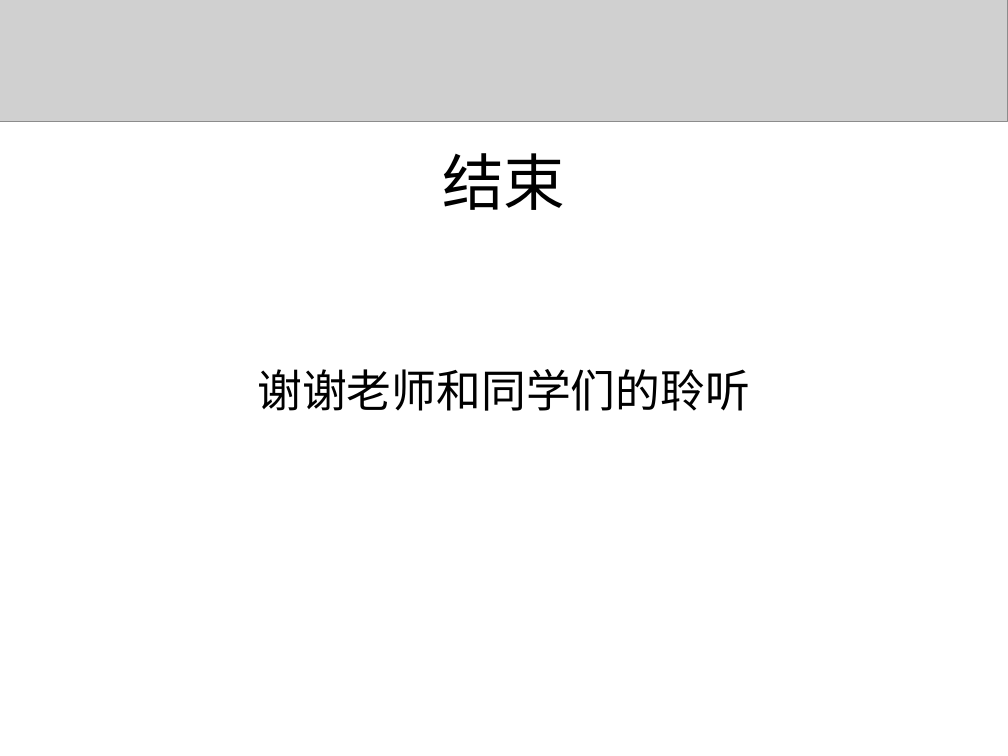
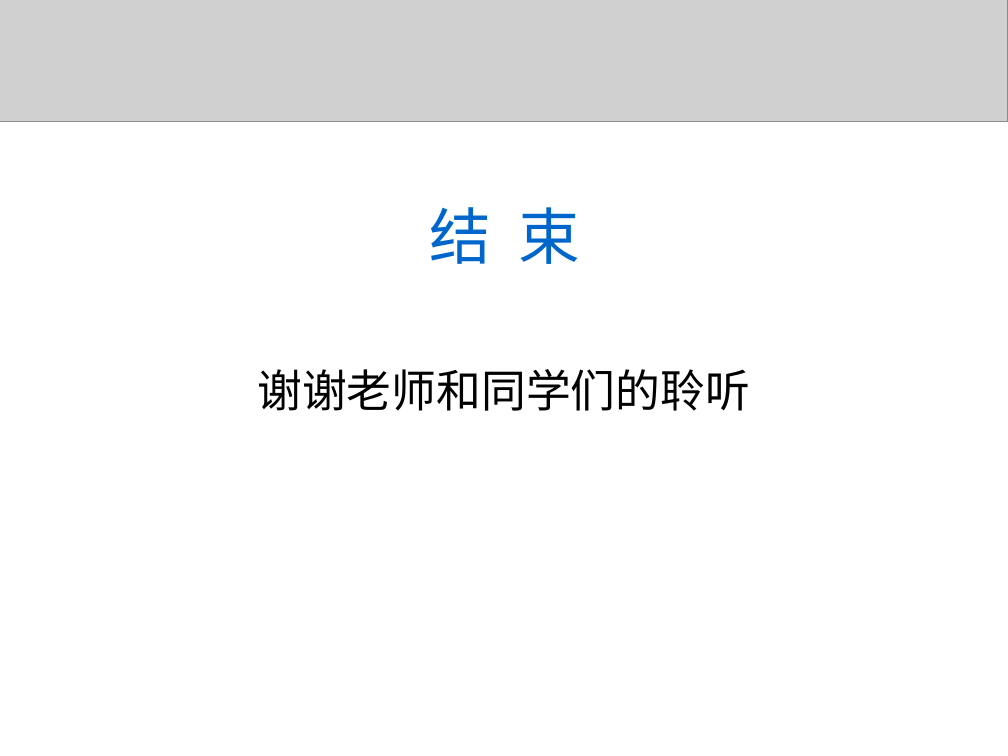
Before and after one commit to liaoliaoanxiao/mediumRepy, a slide deck: slide 18 of 论文/SA14226355孙君伟答辩.ppt. Drawn at 1008x756 pixels with LibreOffice and Linux fonts; fonts in the diff are those of the drawing; grey boxes stand for pictures. Boxes give left, top, right and bottom in pixels: in the first picture for what was removed or moved away, otherwise in the second. Text is boxed around its words. In the diff, an @@ line names an element or a change of style, - is before the commit and + after.

```diff
--- a/论文/SA14226355孙君伟答辩.ppt
+++ b/论文/SA14226355孙君伟答辩.ppt
@@ text "结 束" at [430,207,581,264]: vertical alignment middle to top @@
@@ text at [430,207,581,264]: text changed; font Arial to Noto Sans CJK SC; text colour #000000 to #0066CC @@
-结束
+结 束
```
Also in this commit, not shown: 2 other slides changed, 1 other file.
